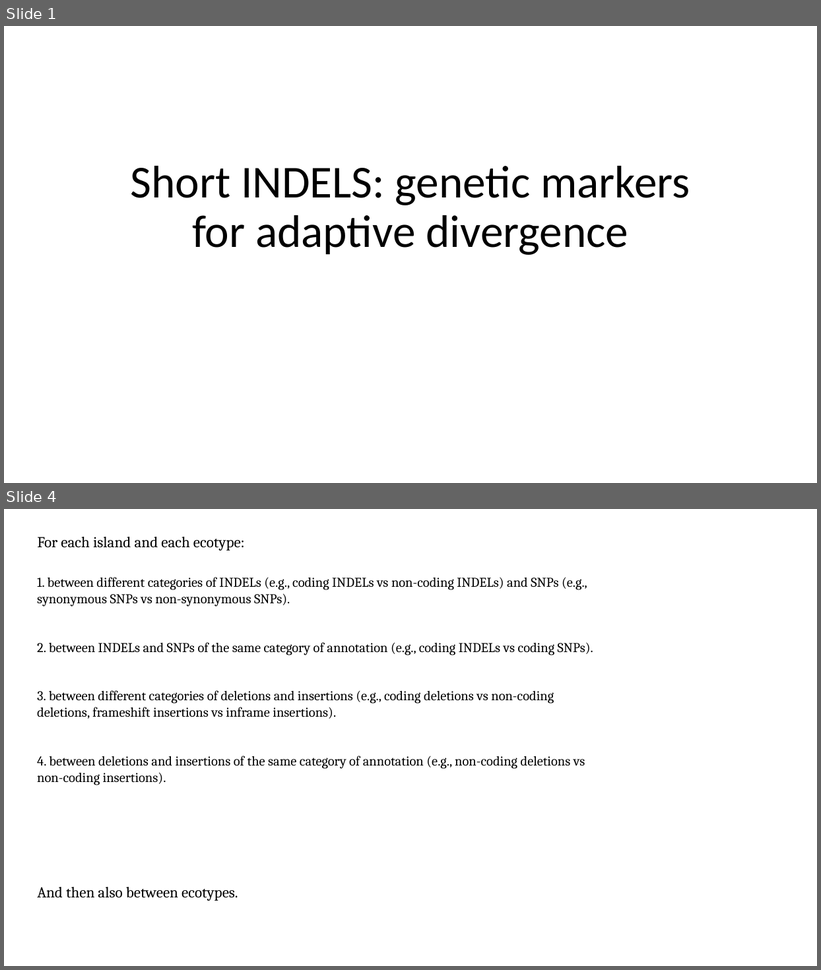
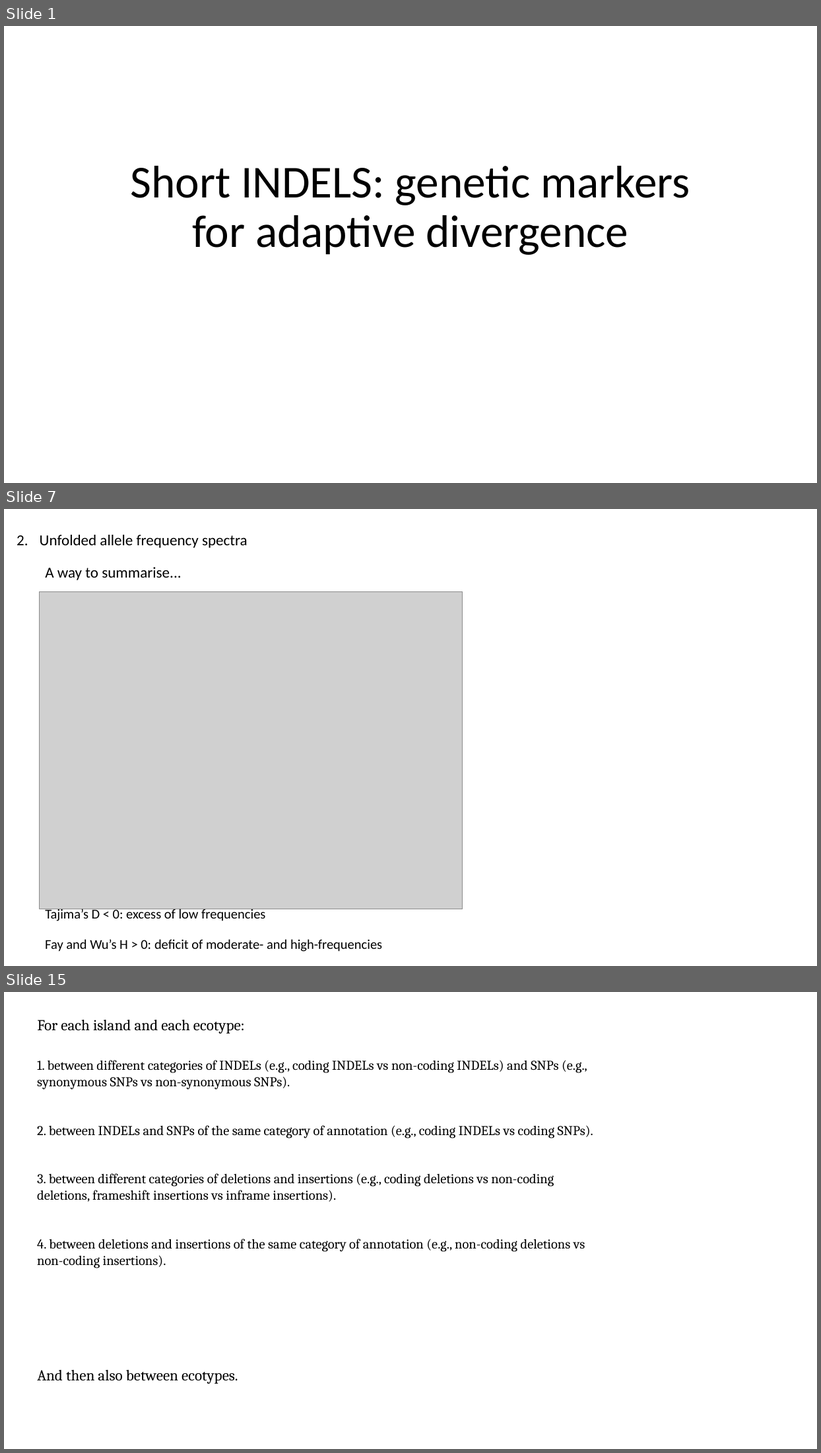
Before and after one commit to sam0per/Littorina_saxatilis_short_variants, a slide deck: short_genetic_variants/docs/short_indels_v05.pptx. Shown one above the other, each under a label of ours: slides 1 and 4 before the commit, slides 1, 7 and 15 after it; the slides between them are not shown. The pictures are 821x970 and 821x1453 pixels, drawn with LibreOffice and Linux fonts; fonts in the diff are those of the drawing; grey boxes stand for pictures. Boxes give left, top, right and bottom in pixels: in the first picture for what was removed or moved away, otherwise in the second. Text is boxed around its words. In the diff, an @@ line names an element or a change of style, - is before the commit and + after.

```diff
--- a/short_genetic_variants/docs/short_indels_v05.pptx
+++ b/short_genetic_variants/docs/short_indels_v05.pptx
@@ slide 7 added at (4, 509, 817, 966), background #FFFFFF @@
@@ text added at (40, 535, 248, 548), 18 pt, text #000000 @@
+2. Unfolded allele frequency spectra
@@ text added at (45, 567, 181, 580), 18 pt, text #000000 @@
+A way to summarise...
@@ picture added at (40, 591, 463, 909) @@
@@ text added at (45, 908, 265, 921), 16 pt, text #000000 @@
+Tajima’s D < 0: excess of low frequencies
@@ text added at (45, 939, 382, 952), 16 pt, text #000000 @@
+Fay and Wu’s H > 0: deficit of moderate- and high-frequencies
@@ what was slide 4 is now slide 15 @@
```
Also in this commit, not shown: 2 slides changed, 10 other slides added, 13 slides removed, 8 other files.
